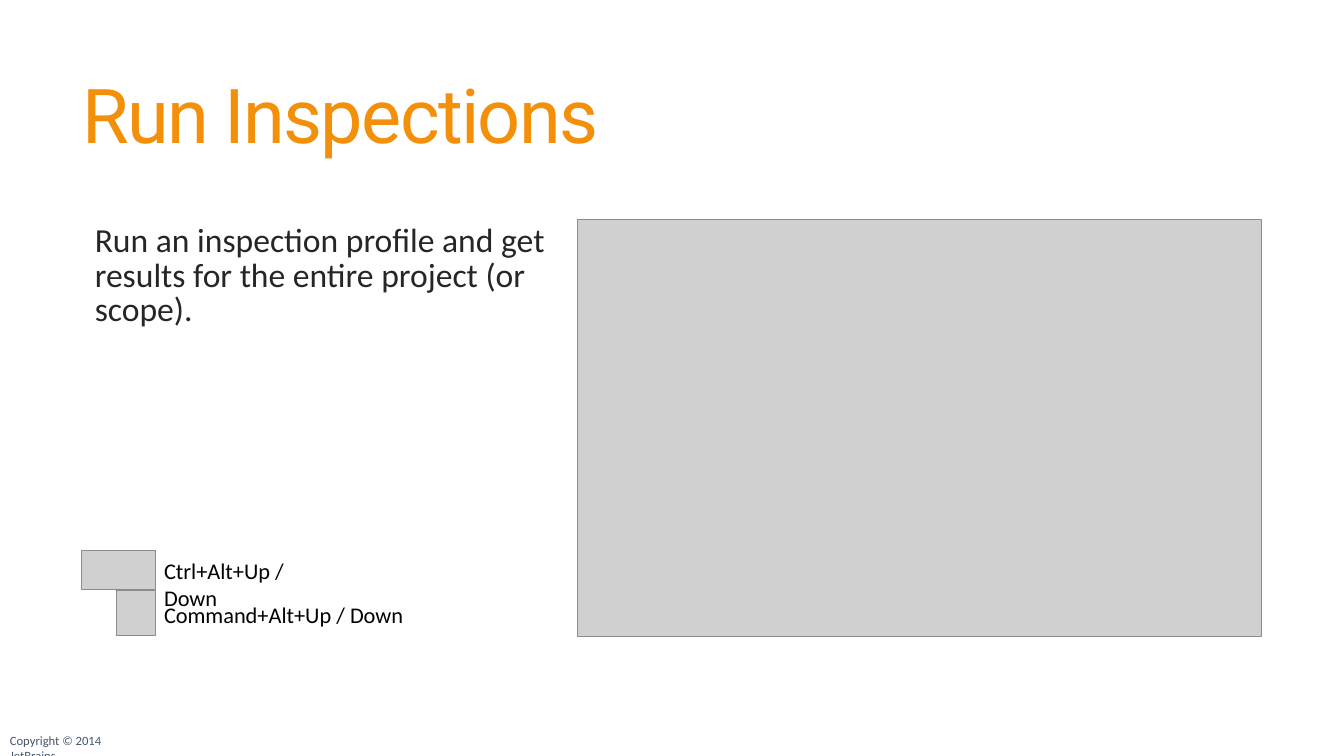
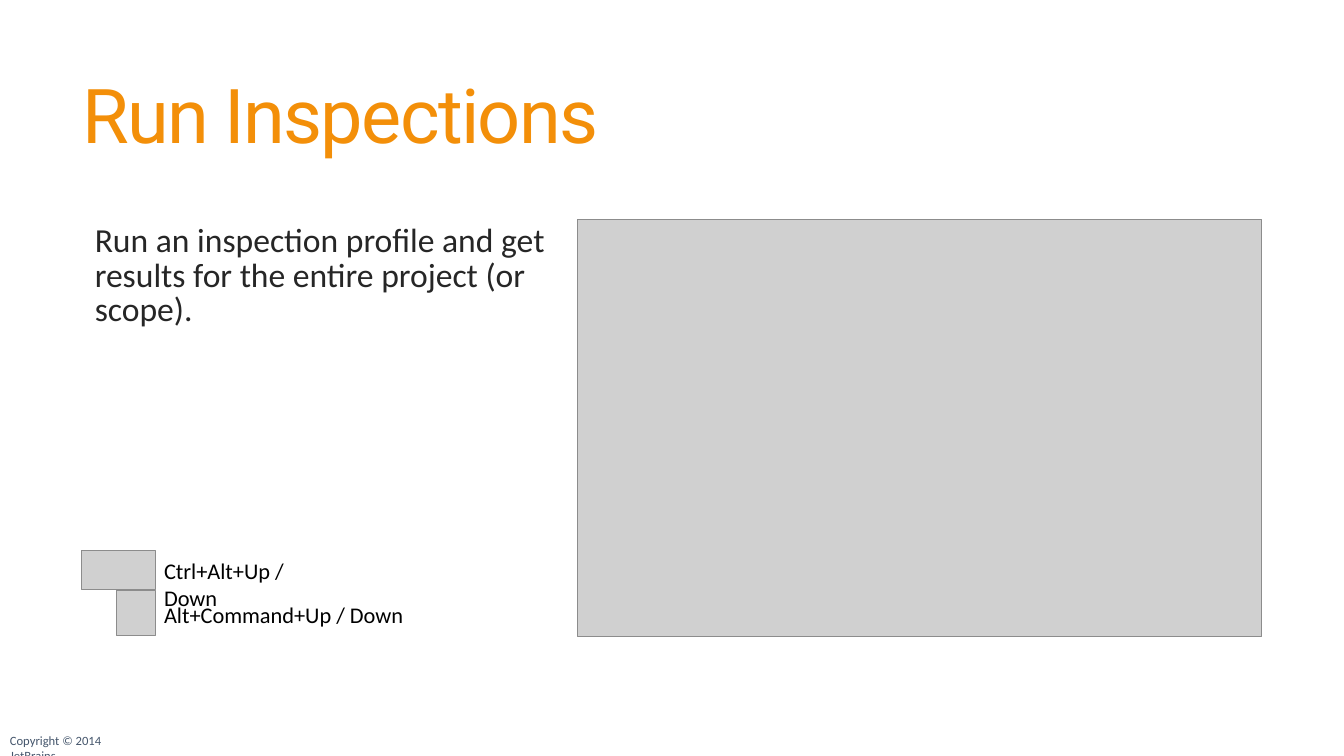
Before and after one commit to JetBrains/phpstorm-workshop, a slide deck: slide 51 of PhpStorm Workshop.pptx. Drawn at 1344x756 pixels with LibreOffice and Linux fonts; fonts in the diff are those of the drawing; grey boxes stand for pictures; background and template pictures are left out. Boxes give left, top, right and bottom in pixels: in the first picture for what was removed or moved away, otherwise in the second. Text is boxed around its words. In the diff, an @@ line names an element or a change of style, - is before the commit and + after.

```diff
--- a/PhpStorm Workshop.pptx
+++ b/PhpStorm Workshop.pptx
@@ text at <box>164,604,403,627</box>: text changed @@
-Command+Alt+Up / Down
+Alt+Command+Up / Down
```
Also in this commit, not shown: 29 other slides changed, 1 other file.
